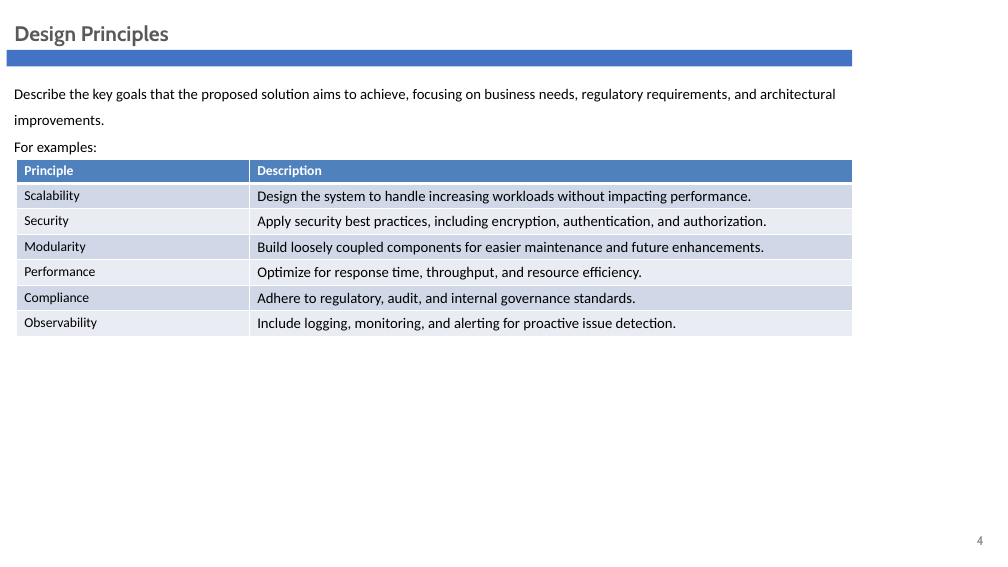
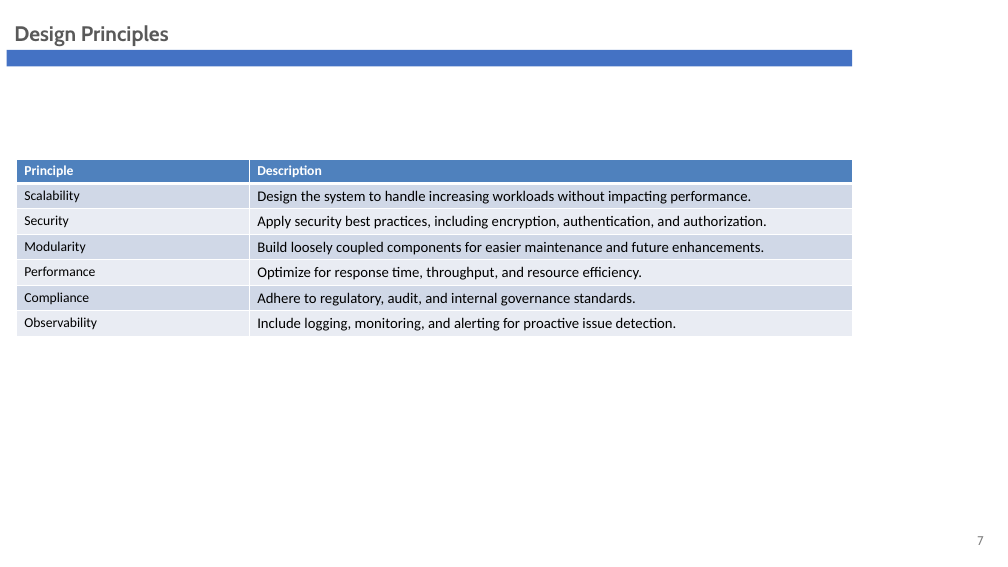
Before and after one commit to phyothuhan26/MySolutions, a slide deck: slide 7 of GandG_YPS/Presentation/G&G_Revamp_ARB.pptx (slide 4 before the commit). Drawn at 1008x567 pixels with LibreOffice and Linux fonts; fonts in the diff are those of the drawing; background and template pictures are left out. Boxes give left, top, right and bottom in pixels: in the first picture for what was removed or moved away, otherwise in the second. Text is boxed around its words. In the diff, an @@ line names an element or a change of style, - is before the commit and + after.

```diff
--- a/GandG_YPS/Presentation/G&G_Revamp_ARB.pptx
+++ b/GandG_YPS/Presentation/G&G_Revamp_ARB.pptx
@@ text removed at <box>14,88,835,155</box> @@
-Describe the key goals that the proposed solution aims to achieve, focusing on business needs, regulatory requirements, and architectural improvements.
-For examples:
@@ page number at <box>977,536,983,545</box>: text changed @@
-4
+7
```
Also in this commit, not shown: 3 other slides changed, 21 slides added, 16 slides removed, 16 other files.
